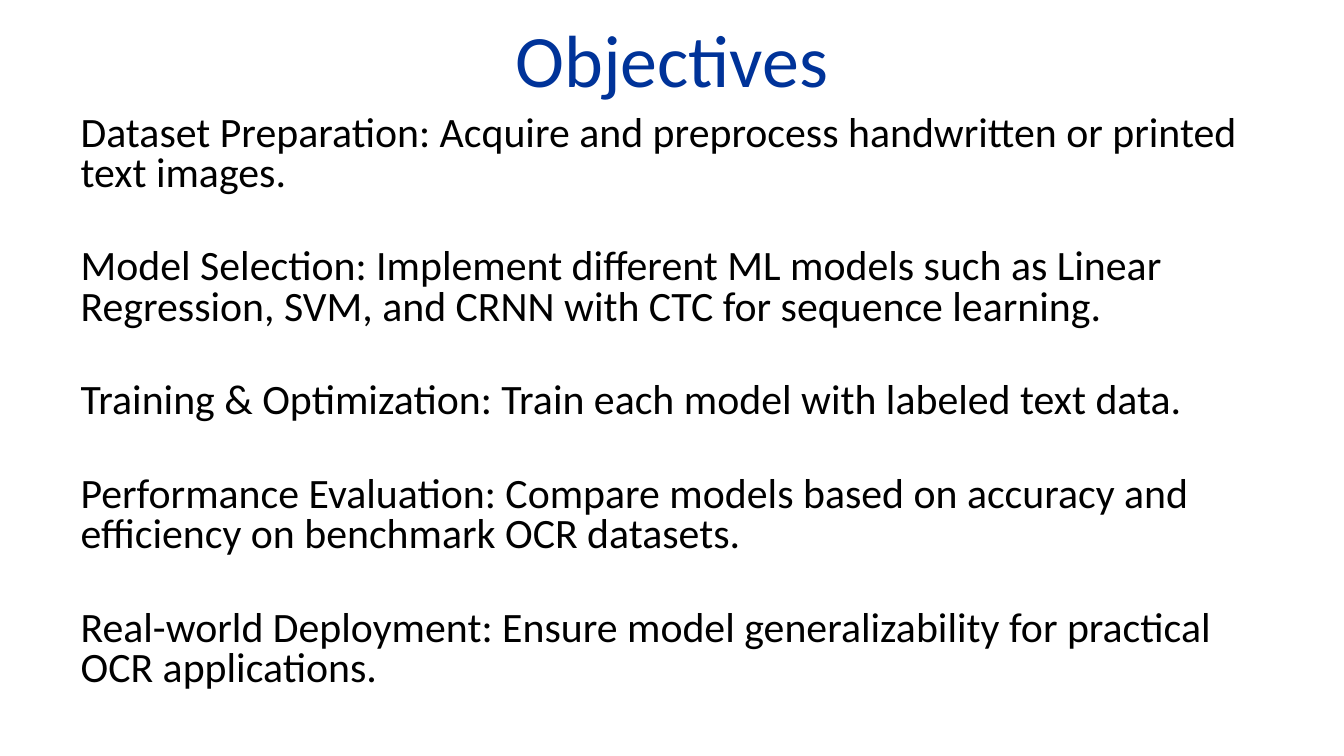
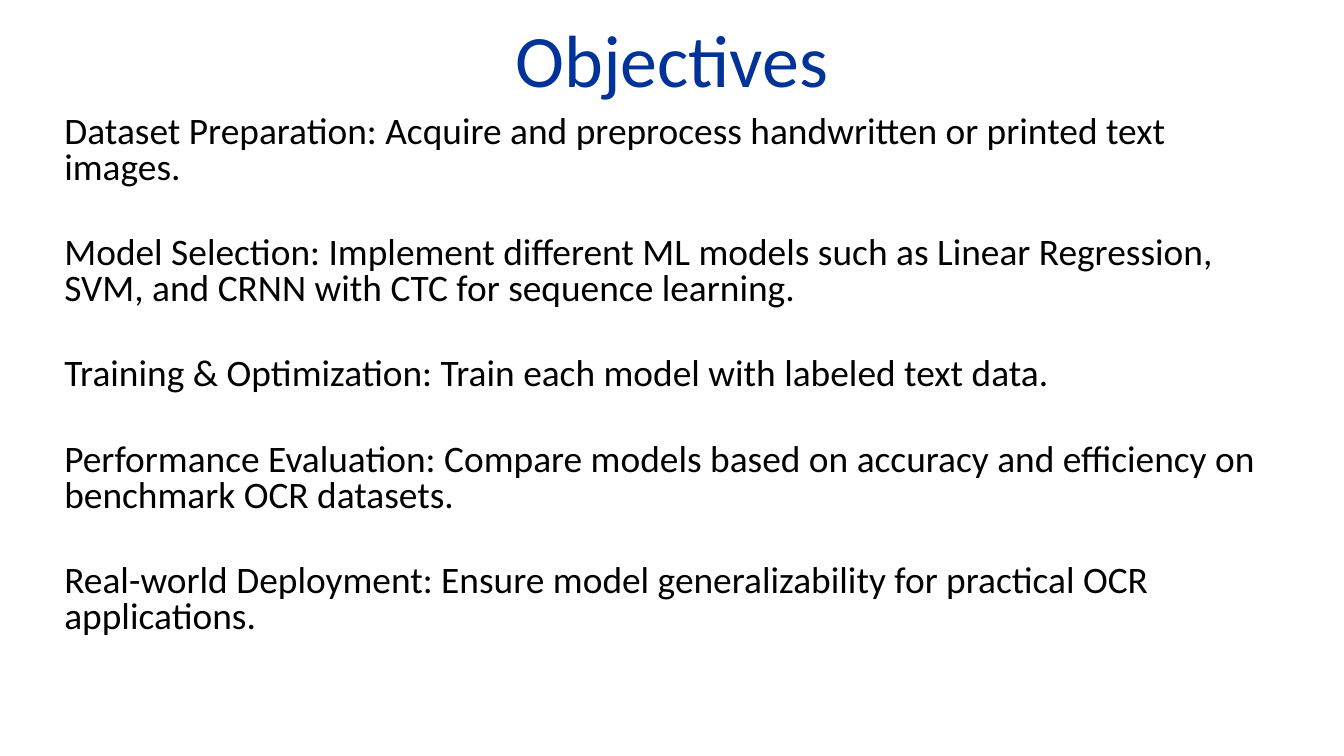
Before and after one commit to Biancaa-R/ODR_ODD_tm4c123gxl, a slide deck: slide 3 of ml_docs/ml_ocr.pptx. Drawn at 1344x756 pixels with LibreOffice and Linux fonts; fonts in the diff are those of the drawing; background and template pictures are left out. Boxes give left, top, right and bottom in pixels: in the first picture for what was removed or moved away, otherwise in the second. Text is boxed around its words. In the diff, an @@ line names an element or a change of style, - is before the commit and + after.

```diff
--- a/ml_docs/ml_ocr.pptx
+++ b/ml_docs/ml_ocr.pptx
@@ text "Dataset Preparation: Acquire and preprocess ...": place and size @@
-text "Dataset Preparation: Acquire and preprocess ..." at (81, 118, 1236, 689)
+text "Dataset Preparation: Acquire and preprocess ..." at (64, 118, 1254, 635)
@@ text "Dataset Preparation: Acquire and preprocess ..." at (64, 118, 1254, 635): size 22.4 to 20 pt @@
```
Also in this commit, not shown: 2 other slides changed, 3 slides added, 1 slide removed, 1 other file.
